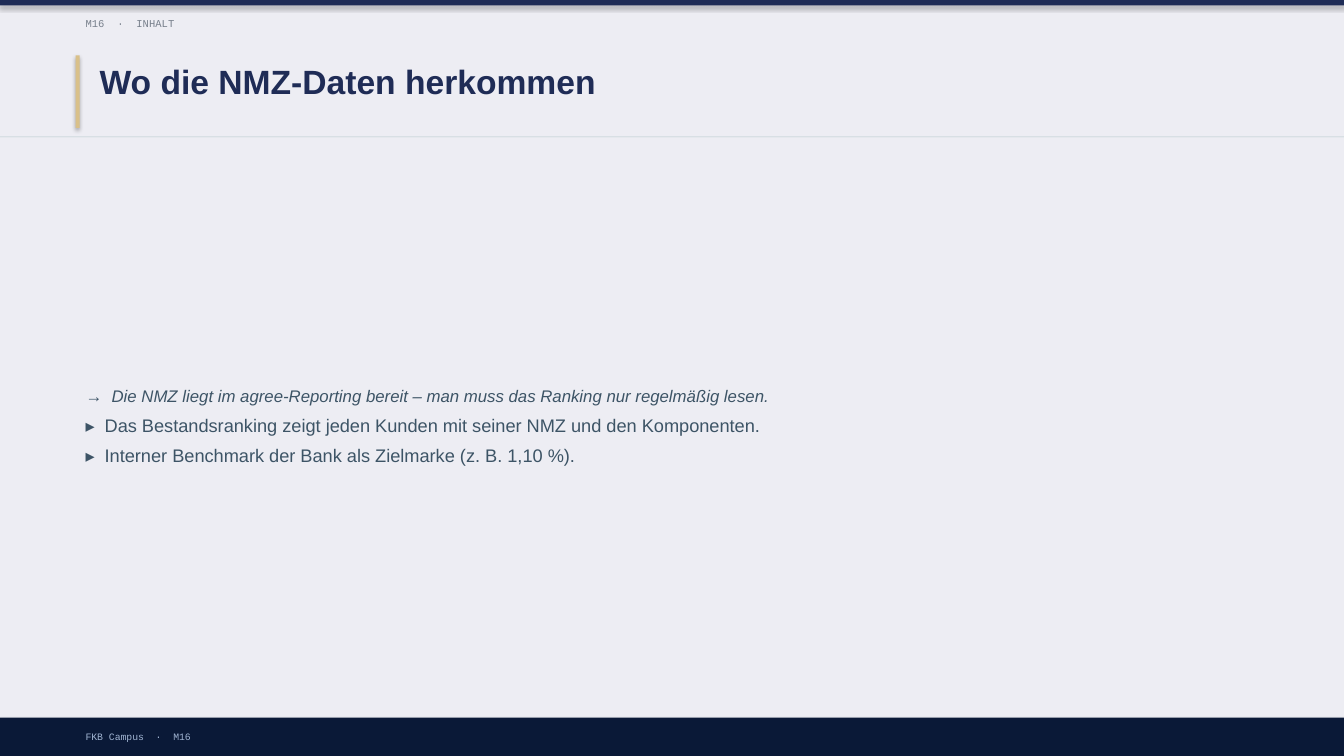
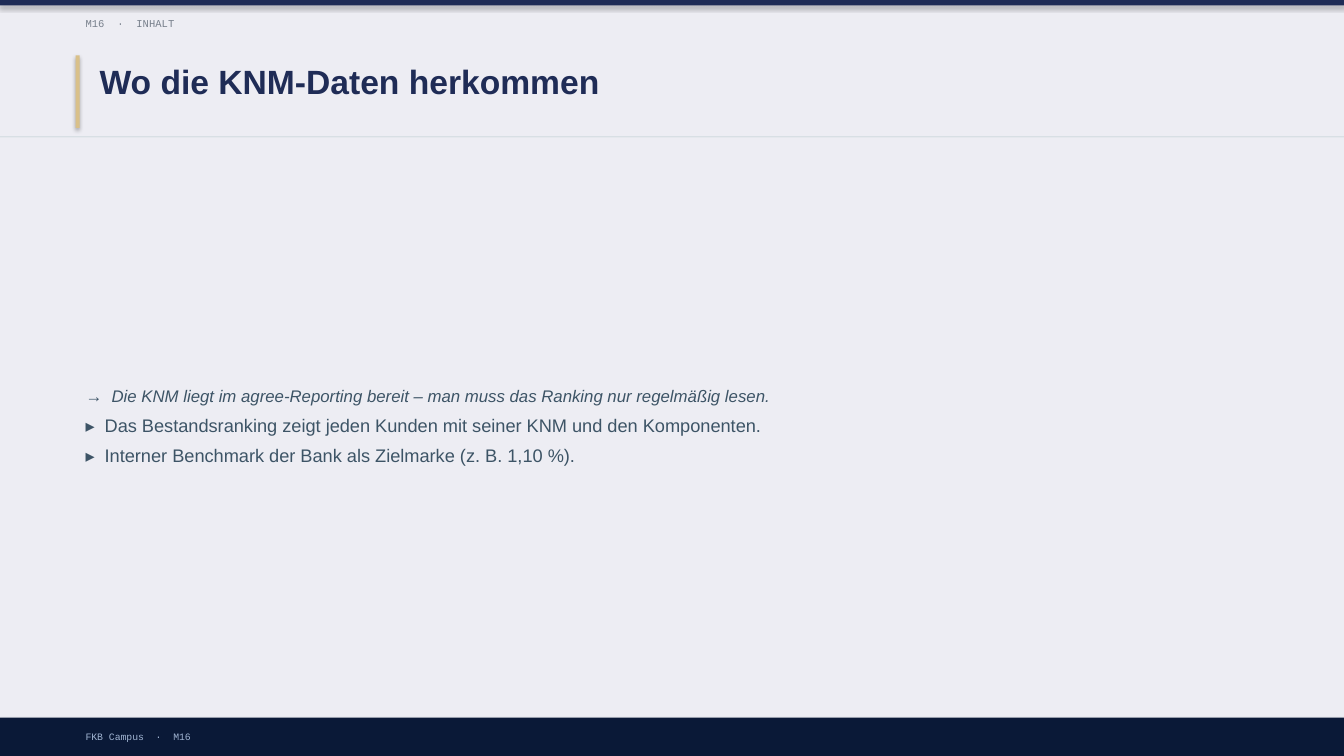
Before and after one commit to ck5rqc47pr-byte/firmenkundenakademie-online, a slide deck: slide 8 of protected-downloads/praesentation/M16.pptx. Drawn at 1344x756 pixels with LibreOffice and Linux fonts; fonts in the diff are those of the drawing. Boxes give left, top, right and bottom in pixels: in the first picture for what was removed or moved away, otherwise in the second. Text is boxed around its words. In the diff, an @@ line names an element or a change of style, - is before the commit and + after.

```diff
--- a/protected-downloads/praesentation/M16.pptx
+++ b/protected-downloads/praesentation/M16.pptx
@@ text at [100,69,599,95]: text changed @@
-Wo die NMZ-Daten herkommen
+Wo die KNM-Daten herkommen
@@ text at [105,390,770,436]: text changed @@
-→ Die NMZ liegt im agree-Reporting bereit – man muss das Ranking nur regelmäßig lesen.
-▸ Das Bestandsranking zeigt jeden Kunden mit seiner NMZ und den Komponenten.
+→ Die KNM liegt im agree-Reporting bereit – man muss das Ranking nur regelmäßig lesen.
+▸ Das Bestandsranking zeigt jeden Kunden mit seiner KNM und den Komponenten.
```
Also in this commit, not shown: 15 other slides changed, 7 other files.
